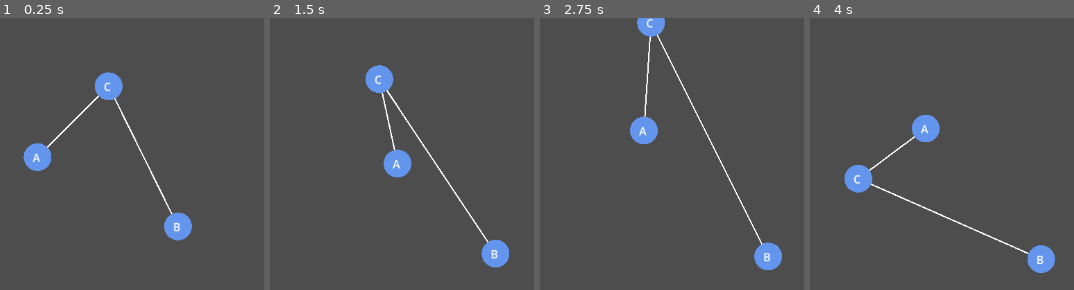
Above: before the commit, frames 1-4 (left to right).
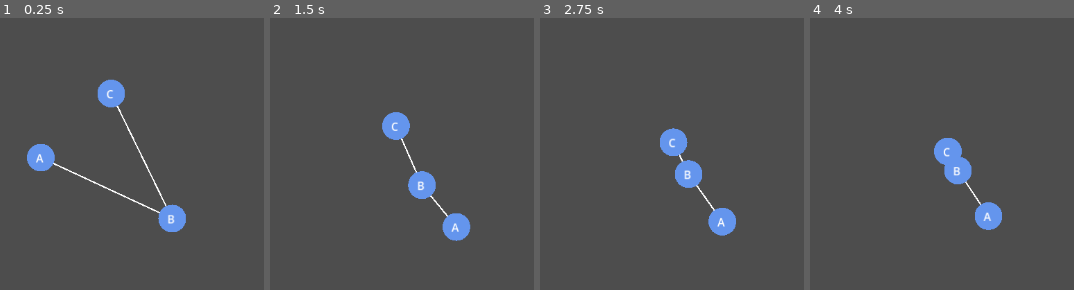
Above: after the commit, the same moments.

Repository: Alexosis/metagraph2D
Game: Godot game, scene res://scenes/graph_view.tscn
Same seed, same stepped clock (60 frames per second), same inputs: the game is played once before the commit and once after it.
Inputs (mouse positions are in pixels of both pictures, inside the frame that each line leads up to):
- Up to frame 1 (0.25 s): no input
- Up to frame 2 (1.5 s): drag from (306, 156) to (449, 227) at 0.52 s; drag from (407, 205) to (380, 80) at 1.27 s
- Up to frame 3 (2.75 s): move the mouse to (767, 254) at 2.02 s; click (767, 254) at 2.17 s
- Up to frame 4 (4 s): drag from (920, 23) to (870, 175) at 2.77 s; move the mouse to (outside the picture) at 3.52 s; click (outside the picture) at 3.67 s

The runs differ from the first frame. In frame 1, 3.1% of the frame differs, in the area x 8-73%, y 19-82%; in frame 2, 6.0%, in the area x 35-91%, y 17-92%; in frame 3, 5.9%; in frame 4, 5.8%.

Commit message:
ForceAtals2 using connection between nodes

Diff:
--- a/project.godot
+++ b/project.godot
@@ -8,9 +8,13 @@
 
 config_version=5
 
+[animation]
+
+compatibility/default_parent_skeleton_in_mesh_instance_3d=true
+
 [application]
 
 config/name="Metagraph2D"
 run/main_scene="res://scenes/graph_view.tscn"
-config/features=PackedStringArray("4.2", "Forward Plus")
+config/features=PackedStringArray("4.6", "Forward Plus")
 config/icon="res://icon.svg"
--- a/scenes/graph_view.tscn
+++ b/scenes/graph_view.tscn
@@ -1,10 +1,10 @@
-[gd_scene load_steps=3 format=3 uid="uid://b3iqha2thse4u"]
+[gd_scene format=3 uid="uid://b3iqha2thse4u"]
 
-[ext_resource type="Script" path="res://scripts/graph_view.gd" id="1_7mecs"]
+[ext_resource type="Script" uid="uid://cscqtalgipa3p" path="res://scripts/graph_view.gd" id="1_7mecs"]
 [ext_resource type="PackedScene" uid="uid://cjmqk3apg4d4q" path="res://scenes/node_view.tscn" id="2_7m57a"]
 
-[node name="GraphView" type="Node2D"]
+[node name="GraphView" type="Node2D" unique_id=161172219]
 script = ExtResource("1_7mecs")
 graph_node_scene = ExtResource("2_7m57a")
 
-[node name="NodeView" parent="." instance=ExtResource("2_7m57a")]
+[node name="NodeView" parent="." unique_id=1439381798 instance=ExtResource("2_7m57a")]
--- a/scripts/graph_view.gd
+++ b/scripts/graph_view.gd
@@ -4,7 +4,7 @@
 
 @export var run_layout := true
 
-var layout := ForceAtlasLayout.new()
+var layout := ForceAtlas2Layout.new()
 var running := false
 
 func _draw():
@@ -12,8 +12,8 @@
 		return
 
 	for edge in graph.edges:
-		var from_pos = graph.nodes[edge[0]].pos
-		var to_pos = graph.nodes[edge[1]].pos
+		var from_pos = graph.nodes[edge["from"]].pos
+		var to_pos = graph.nodes[edge["to"]].pos
 		draw_line(from_pos, to_pos, Color.WHITE, 2.0)
 
 @export var graph_node_scene: PackedScene
@@ -42,10 +42,15 @@
 	graph.nodes[1] = { "pos": Vector2(400, 300), "data": "B" }
 	graph.nodes[2] = { "pos": Vector2(300, 100), "data": "C" }
 	graph.edges = [
+		{"from": 0, "to": 1, "weight": 1.0},
+		{"from": 1, "to": 2, "weight": 3.0}
+	]
+
+	#graph.edges = [
 		#[1, 2],
-		[1, 2],
-		[2, 0]
-	]
+		#[1, 2],
+		#[2, 0]
+	#]
 	layout.reset(graph.nodes)
 	running = run_layout
 	build_graph()
--- /dev/null
+++ b/scripts/layout/force_atlas2.gd
@@ -0,0 +1,72 @@
+extends RefCounted
+class_name ForceAtlas2Layout
+
+var repulsion_strength := 200.0
+var edge_weight_multiplier := 100.0
+var attraction_strength := 0.01
+var damping := 0.85
+var max_speed := 500.0
+
+var velocities := {} # id -> Vector2
+
+func _build_edge_manp(edges: Array) -> Dictionary:
+	var map:= {}
+	for edge in edges:
+		var a: int = edge["from"]
+		var b: int = edge["to"]
+		var w: float = edge["weight"]
+
+		map[a] = map.get(a, [])
+		map[a].append({ "to": b, "weight": w })
+
+		map[b] = map.get(b, [])
+		map[b].append({"to": a, "weight": w})
+	return map
+
+func reset(nodes: Dictionary):
+	velocities.clear()
+	for id in nodes.keys():
+		velocities[id] = Vector2.ZERO
+
+func step(nodes: Dictionary, edges: Array, delta: float) -> Dictionary:
+
+	var edge_map := _build_edge_manp(edges)
+
+	# --- REPULSION ---
+	for id_a in nodes.keys():
+		var pos_a: Vector2 = nodes[id_a]["pos"]
+
+		for id_b in nodes.keys():
+			if id_a == id_b:
+				continue
+
+			var pos_b: Vector2 = nodes[id_b]["pos"]
+			var dir := pos_a - pos_b
+			var dist : int = max(dir.length(), 1.0)
+			var force : int = repulsion_strength / (dist * dist)
+
+			velocities[id_a] += dir.normalized() * force * delta
+			#print(velocities[id_a])
+
+	# --- ATTRACTION ---
+	for a in edge_map.keys():
+		var pos_a: Vector2 = nodes[a]["pos"]
+
+		for link in edge_map[a]:
+			var b: int = link["to"]
+			var weight: float = link["weight"]
+
+			var pos_b: Vector2 = nodes[b]["pos"]
+
+			var dir := pos_b - pos_a
+			var dist : float = max(dir.length(), 1.0)
+			var force : float = dist * attraction_strength * weight * edge_weight_multiplier
+			velocities[a] += dir.normalized() * force * delta
+
+	# --- INTEGRATION ---
+	for id in nodes.keys():
+		velocities[id] *= damping
+		velocities[id] = velocities[id].limit_length(max_speed)
+		nodes[id]["pos"] += velocities[id] * delta
+
+	return nodes
Not shown, changed: assets/node.png.import
Not shown, changed: icon.svg.import
Not shown, added: scripts/graph_data.gd.uid
Not shown, added: scripts/graph_node.gd.uid
Not shown, added: scripts/graph_view.gd.uid
Not shown, added: scripts/layout/force_atlas.gd.uid
Not shown, added: scripts/layout/force_atlas2.gd.uid
